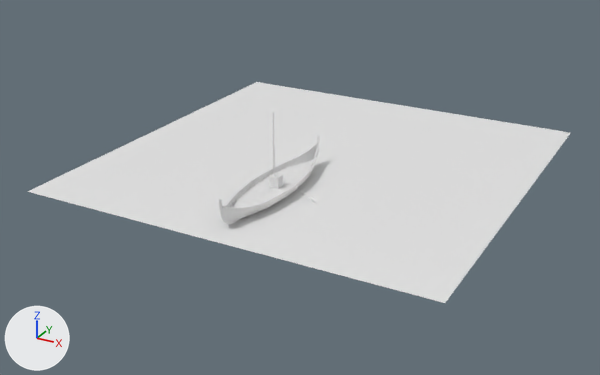
The Blender file Models/Blend Files/Ship.blend: old version first, new version second.
Camera for both pictures: a camera (50 mm lens) standing at (78.9, -132.6, 68.4) and looking at (-1.8, 14.0, -4.9). The lights are fixed; the arrows at lower left show +X, +Y and +Z. The same objects are shown in both versions, whatever each file hides.

The older version as bpy lines, for what is in view:
```python
me_cube_003 = bpy.data.meshes.new('Cube.003')
me_cube_003.from_pydata(...)  # 68 vertices, 40 faces; spans x -4.1..0.0, y -17.5..0.0, z 0.6..0.7
me_cube_007 = bpy.data.meshes.new('Cube.007')
me_cube_007.from_pydata(...)  # a box spanning x -1.0..1.0, y -1.0..1.0, z -1.0..2.25
me_plane = bpy.data.meshes.new('Plane')
me_plane.from_pydata(...)  # 1089 vertices, 1024 faces; spans x -1.0..1.0, y -1.0..1.0, z 0.0
ob_cube_004 = bpy.data.objects.new('Cube.004', me_cube_003)
ob_cube_004.location = (0.0, 0.0, 0.2)
_m = ob_cube_004.modifiers.new('Mirror', 'MIRROR')
_m.use_axis = (True, True, False)
ob_cube_005 = bpy.data.objects.new('Cube.005', me_cube_007)
ob_cube_005.location = (0.1, 0.6, 1.0)
ob_plane = bpy.data.objects.new('Plane', me_plane)
ob_plane.location = (0.0, 21.4, -0.6)
ob_plane.scale = (44.7, 44.7, 44.7)
# also in view: 'Cube.002' at (0.0, 0.0, 1.7)
```
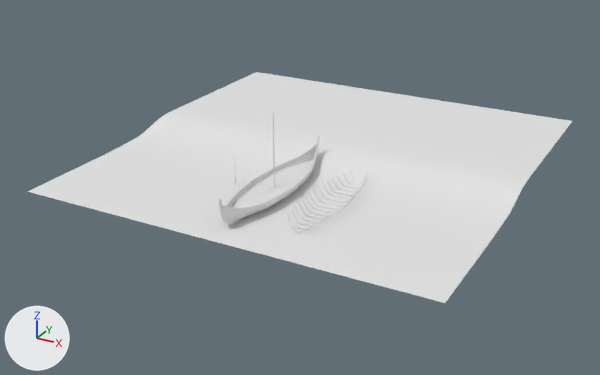
Boxes (x1, y1, x2, y2) around the edits, measured in the pictures (600 x 375 px; the box of a moved part takes in the faces that stretch with it):
'Plane', reshaped: before (27, 82, 570, 303); after (27, 72, 572, 303)
part 1 of me_plane, moved or reshaped: before (126, 138, 510, 227); after (126, 135, 510, 226)
part 2 of me_plane, moved or reshaped: before (140, 134, 514, 215); after (141, 129, 514, 213)
part 3 of me_plane, moved or reshaped: before (149, 131, 517, 210); after (148, 123, 519, 204)
part 4 of me_plane, moved or reshaped: before (155, 124, 525, 205); after (155, 113, 527, 195)
part 5 of me_plane, moved or reshaped: before (170, 82, 570, 194); after (168, 72, 572, 181)

What the commit changed:
me_plane has 1089 vertices, 1024 faces and spans x -1.0..1.0, y -1.0..1.0, z 0.0.
me_plane is used by ob_plane; location (0.0, 21.4, -0.6); scale (44.7, 44.7, 44.7).
me_plane part 1: all 66 vertices in x -1.0..1.0, y -0.25..-0.19, z 0.0 are moved by (0.0, 0.0, 0.01).
me_plane part 2: all 33 vertices in x -1.0..1.0, y -0.12, z 0.0 are moved by (0.0, 0.0, 0.03).
me_plane part 3: all 33 vertices in x -1.0..1.0, y -0.06, z 0.0 are moved by (0.0, 0.0, 0.05).
me_plane part 4: all 33 vertices in x -1.0..1.0, y 0.0, z 0.0 are moved by (0.0, 0.0, 0.06).
me_plane part 5: all 528 vertices in x -1.0..1.0, y 0.06..1.0, z 0.0 are moved by (0.0, 0.0, 0.07).
Object 'Cube.005' (ob_cube_005) gains a MIRROR modifier named 'Mirror'.
Modifier setting: use_axis = (False, True, False).
